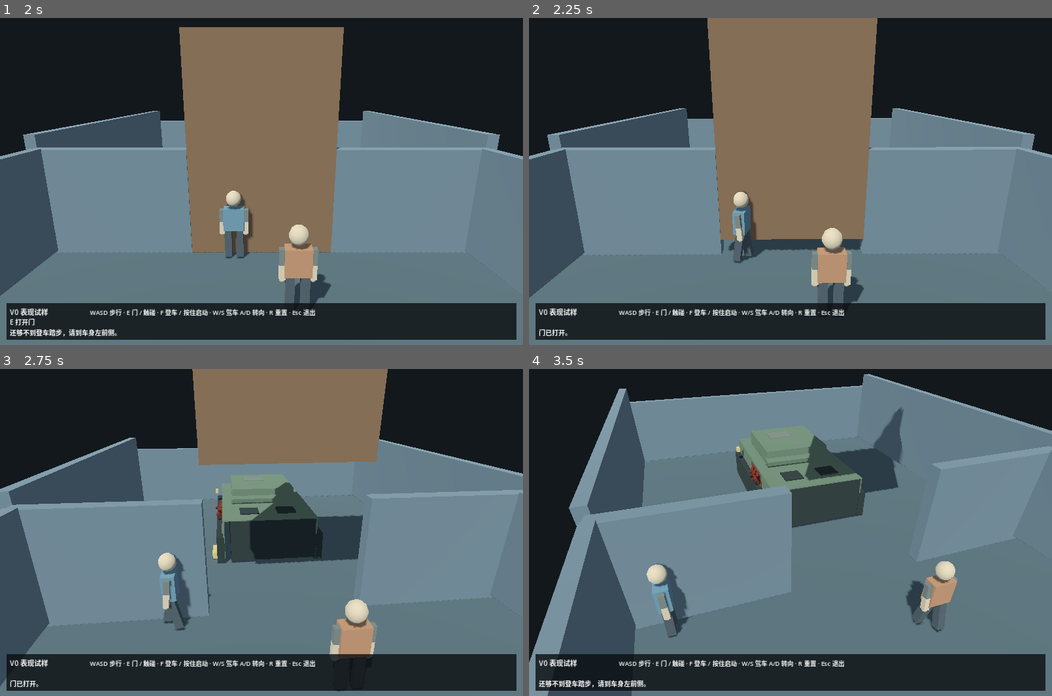
Above: before the commit, frames 1-4 (two rows, left to right).
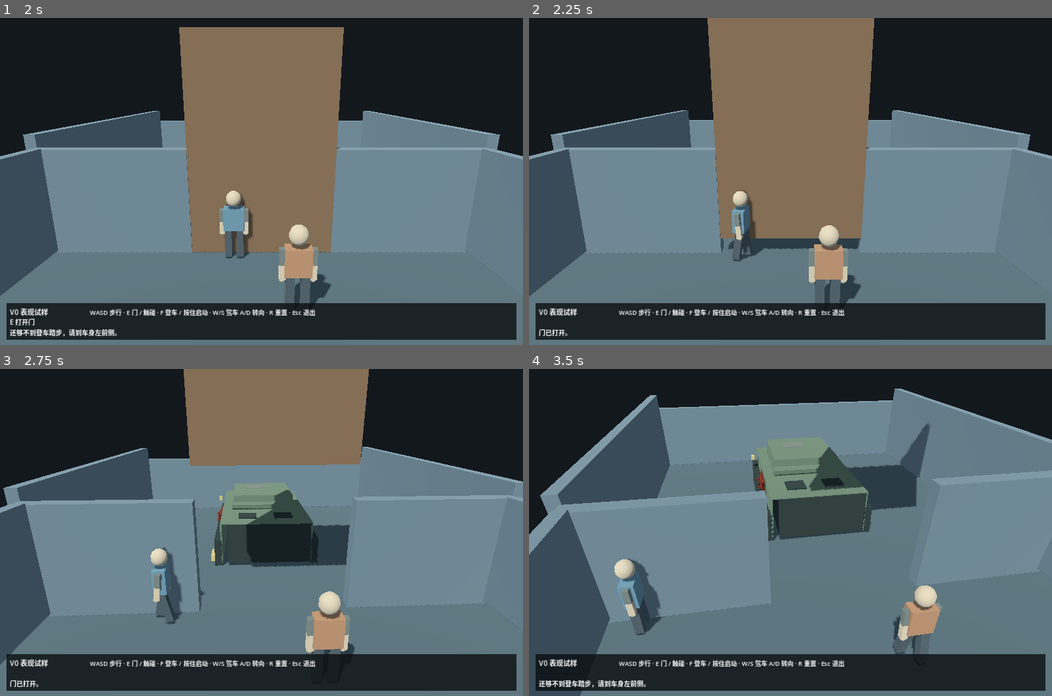
Above: after the commit, the same moments.

Repository: ZJW11398925/rust-road-song
Game: Godot game, scene res://visual_v0.tscn
Same seed, same stepped clock (60 frames per second), same inputs: the game is played once before the commit and once after it.
Inputs (mouse positions are in pixels of both pictures, inside the frame that each line leads up to):
- Up to frame 1 (2 s): tap Enter at 0.5 s; move the mouse to (235, 246) at 0.52 s; hold E (interact) 0.53-1.28 s; hold W (forward) from 0.53 s (still down); click (235, 246) at 0.67 s; move the mouse to (418, 230) at 1.27 s; tap F (start) at 1.35 s
- Up to frame 2 (2.25 s): tap F (start) at 2 s; move the mouse to (633, 132) at 2.02 s; release W (forward) at 2.03 s; hold A (left) from 2.03 s (still down); hold E (interact) from 2.03 s (still down)
- Up to frame 3 (2.75 s): keep holding A (left); keep holding E (interact)
- Up to frame 4 (3.5 s): keep holding A (left); move the mouse to (816, 532) at 2.77 s; release E (interact) at 2.78 s; tap F (start) at 2.85 s; click (816, 532) at 2.92 s

Frame 1 is identical in both runs. In frame 2, 2.3% of the frame differs, in the area x 0-100%, y 0-88%; in frame 3, 10%; in frame 4, 22%, in the area x 0-100%, y 1-100%.

Commit message:
RB-V0-FIX-002 CHG-20261013-015 reuse Phantom Camera damping and retain close framing

Diff:
--- a/pocs/stylized_3d/visual_v0/visual_v0.gd
+++ b/pocs/stylized_3d/visual_v0/visual_v0.gd
@@ -1,6 +1,7 @@
 extends Node3D
 
 const HumanScript = preload("res://human.gd")
+const CameraDamping = preload("res://third_party/phantom_camera/smooth_damp.gd")
 const PLAYER_START: Vector3 = Vector3(-0.75, 0.0, 6.8)
 const MOTHER_START: Vector3 = Vector3(0.75, 0.0, 6.8)
 const MARY_START: Vector3 = Vector3(0.0, 0.0, -1.5)
@@ -53,6 +54,11 @@
 var feedback_key: String = ""
 var feedback_clock: float = 0.0
 var camera_focus: Vector3 = FIRST_TARGET
+var camera_motion: CameraDamping = CameraDamping.new()
+var focus_motion: CameraDamping = CameraDamping.new()
+var driving_view_captured: bool = false
+var driving_camera_offset: Vector3 = Vector3.ZERO
+var driving_focus_offset: Vector3 = Vector3.ZERO
 var wall_meshes: Array[MeshInstance3D] = []
 var reset_physics_pending: bool = false
 
@@ -376,11 +382,15 @@
 	var wanted_position: Vector3 = FIRST_CAMERA.lerp(wanted_focus + RELATION_OFFSET * (1.0 + minf(spread * 0.06, 0.3)), door_progress)
 	wanted_position.x = lerpf(FIRST_CAMERA.x, clampf(player.position.x * 2.0 - 1.0, -5.2, 5.2), door_progress)
 	if boarded:
-		wanted_focus = mary.global_position + Vector3(0.0, 1.3, 0.5)
-		wanted_position = wanted_focus + Vector3(-5.0, 6.5, -7.6)
-	var response: float = 1.0 - exp(-delta * 2.2)
-	camera_focus = camera_focus.lerp(wanted_focus, response)
-	camera.position = camera.position.lerp(wanted_position, response)
+		if not driving_view_captured:
+			driving_camera_offset = camera.position - mary.global_position
+			driving_focus_offset = camera_focus - mary.global_position
+			driving_view_captured = true
+		wanted_focus = mary.global_position + driving_focus_offset
+		wanted_position = mary.global_position + driving_camera_offset
+	# Preserve the original close framing; upstream damping carries velocity through changes.
+	camera_focus = focus_motion.step(camera_focus, wanted_focus, 0.65, delta, 4.0)
+	camera.position = camera_motion.step(camera.position, wanted_position, 0.65, delta, 2.5)
 	camera.look_at(camera_focus, Vector3.UP)
 
 func _interact() -> void:
@@ -500,6 +510,11 @@
 	feedback_key = ""
 	feedback_clock = 0.0
 	camera_focus = FIRST_TARGET
+	camera_motion.reset()
+	focus_motion.reset()
+	driving_view_captured = false
+	driving_camera_offset = Vector3.ZERO
+	driving_focus_offset = Vector3.ZERO
 	narrative.text = ""
 	feedback.text = ""
 	camera.position = FIRST_CAMERA
--- a/pocs/stylized_3d/visual_v0/visual_v0_smoke.gd
+++ b/pocs/stylized_3d/visual_v0/visual_v0_smoke.gd
@@ -5,6 +5,9 @@
 var checks: int = 0
 var frames: int = 0
 var capture_dir: String = ""
+var sample_camera: bool = false
+var camera_peak_step: float = 0.0
+var camera_peak_turn: float = 0.0
 
 func _initialize() -> void:
 	root.focus_entered.connect(func() -> void: print("WINDOW_FOCUS_IN frames=", frames))
@@ -23,8 +26,15 @@
 
 func _wait(count: int) -> void:
 	for index: int in range(count):
+		var previous_camera: Transform3D = Transform3D.IDENTITY
+		if sample_camera:
+			previous_camera = (stage.get_node("Camera3D") as Camera3D).global_transform
 		await physics_frame
 		frames += 1
+		if sample_camera:
+			var current_camera: Transform3D = (stage.get_node("Camera3D") as Camera3D).global_transform
+			camera_peak_step = maxf(camera_peak_step, previous_camera.origin.distance_to(current_camera.origin))
+			camera_peak_turn = maxf(camera_peak_turn, previous_camera.basis.z.angle_to(current_camera.basis.z))
 
 func _tap(code: Key) -> void:
 	_key(code, true)
@@ -77,10 +87,13 @@
 func _board() -> void:
 	await _travel("x", -2.4)
 	await _travel("z", 0.5)
+	var before_boarding: Transform3D = (stage.get_node("Camera3D") as Camera3D).global_transform
 	await _tap(KEY_F)
 	_check(bool(stage.get("boarded")), "near step F boards")
 	await _wait(65)
 	_check(bool(stage.get("player_seated")), "player visibly finishes climb")
+	var after_boarding: Transform3D = (stage.get_node("Camera3D") as Camera3D).global_transform
+	_check(before_boarding.origin.distance_to(after_boarding.origin) < 2.0 and before_boarding.basis.z.angle_to(after_boarding.basis.z) < 0.25, "boarding preserves the approach view rather than orbiting to the opposite side")
 
 func _contact() -> void:
 	for tick: int in range(500):
@@ -189,6 +202,7 @@
 	await _reset_check()
 	_key(KEY_F, false)
 	# Late first attempt: real walking around both sides, without narrative gates.
+	sample_camera = true
 	await _enter()
 	await _travel("x", -3.10)
 	await _travel("z", -1.0)
@@ -196,6 +210,7 @@
 	await _tap(KEY_E)
 	await _wait(35)
 	_check(bool(stage.get("touch_contacted")), "real E left-side hand contact")
+	_check((stage.get_node("Camera3D") as Camera3D).position.x < -1.0, "left approach still changes observation angle")
 	await _capture("02-left-touch")
 	await _travel("x", -3.10)
 	await _travel("z", 2.4)
@@ -204,6 +219,7 @@
 	await _tap(KEY_E)
 	await _wait(35)
 	_check(bool(stage.get("touch_contacted")) and player.position.x > 0.0, "real E right-side hand contact")
+	_check((stage.get_node("Camera3D") as Camera3D).position.x > 0.5, "right approach still changes observation angle")
 	await _capture("03-right-touch")
 	await _travel("z", 2.4)
 	await _board()
@@ -212,6 +228,9 @@
 		_finish_failed()
 		return
 	await _seat_mother()
+	sample_camera = false
+	print("CAMERA_MOTION peak_step=", camera_peak_step, " peak_turn=", camera_peak_turn)
+	_check(camera_peak_step < 0.075, "walking and boarding camera speed remains bounded at 60 Hz")
 	var before: Vector3 = mary.position
 	var camera_before: Vector3 = (stage.get_node("Camera3D") as Camera3D).position
 	_key(KEY_W, true)
Not shown, added: pocs/stylized_3d/visual_v0/third_party/phantom_camera/smooth_damp.gd
Not shown, added: docs/changes/CHG-20261013-015.md
Not shown, changed: docs/governance/CURRENT.md
Not shown, changed: docs/governance/HANDOFF.md
Not shown, changed: docs/pocs/RB-V0-001_REPORT.md
Not shown, added: pocs/stylized_3d/visual_v0/third_party/phantom_camera/LICENSE
Not shown, added: pocs/stylized_3d/visual_v0/third_party/phantom_camera/README.md
